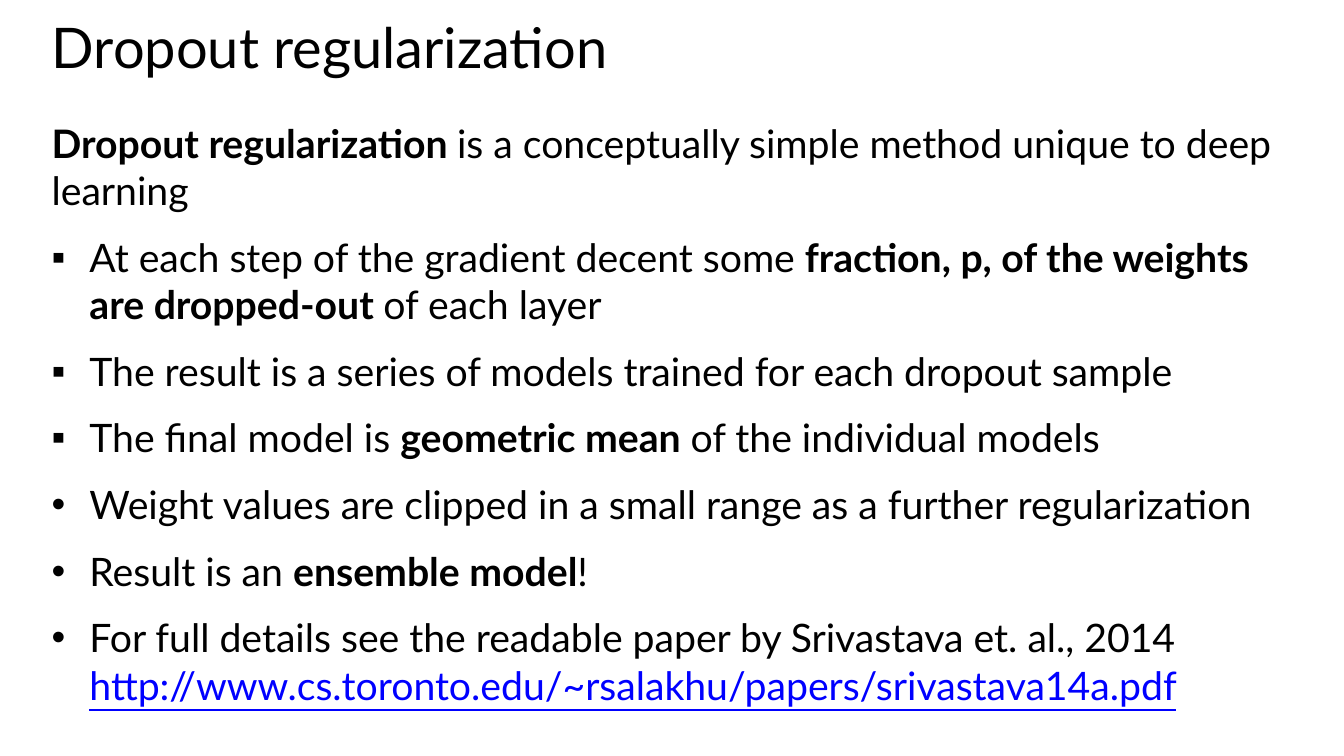
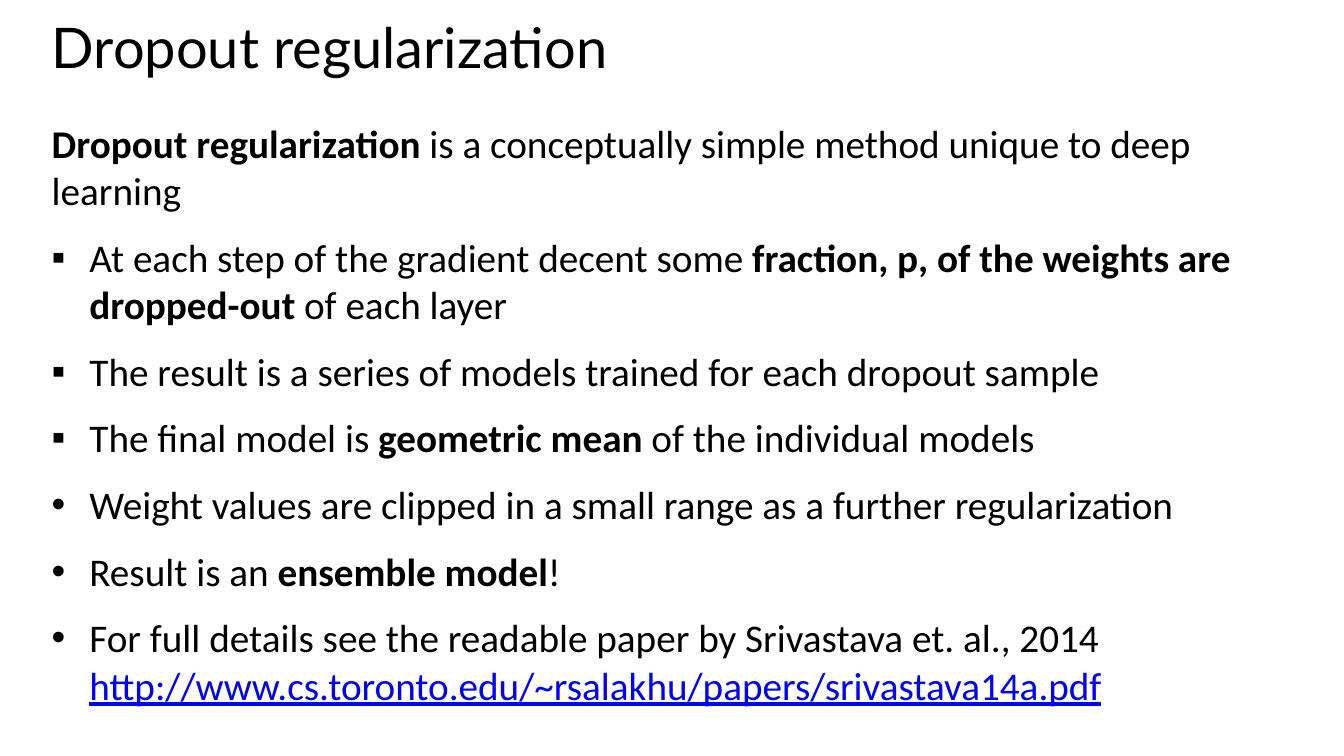
Before and after one commit to StephenElston/CSCI-E25, a slide deck: slide 47 of Slides/5_BuildingBlocksOfDeepLearning.pptx. Drawn at 1344x756 pixels with LibreOffice and Linux fonts; fonts in the diff are those of the drawing. Boxes give left, top, right and bottom in pixels: in the first picture for what was removed or moved away, otherwise in the second. Text is boxed around its words. In the diff, an @@ line names an element or a change of style, - is before the commit and + after.

Commit message:
Updates and format corrections for slides

```diff
--- a/Slides/5_BuildingBlocksOfDeepLearning.pptx
+++ b/Slides/5_BuildingBlocksOfDeepLearning.pptx
@@ text "Dropout regularization is a conceptually ..." at <box>52,130,1230,707</box>: font Lato to Calibri @@
```
Also in this commit, not shown: 16 other slides changed.
